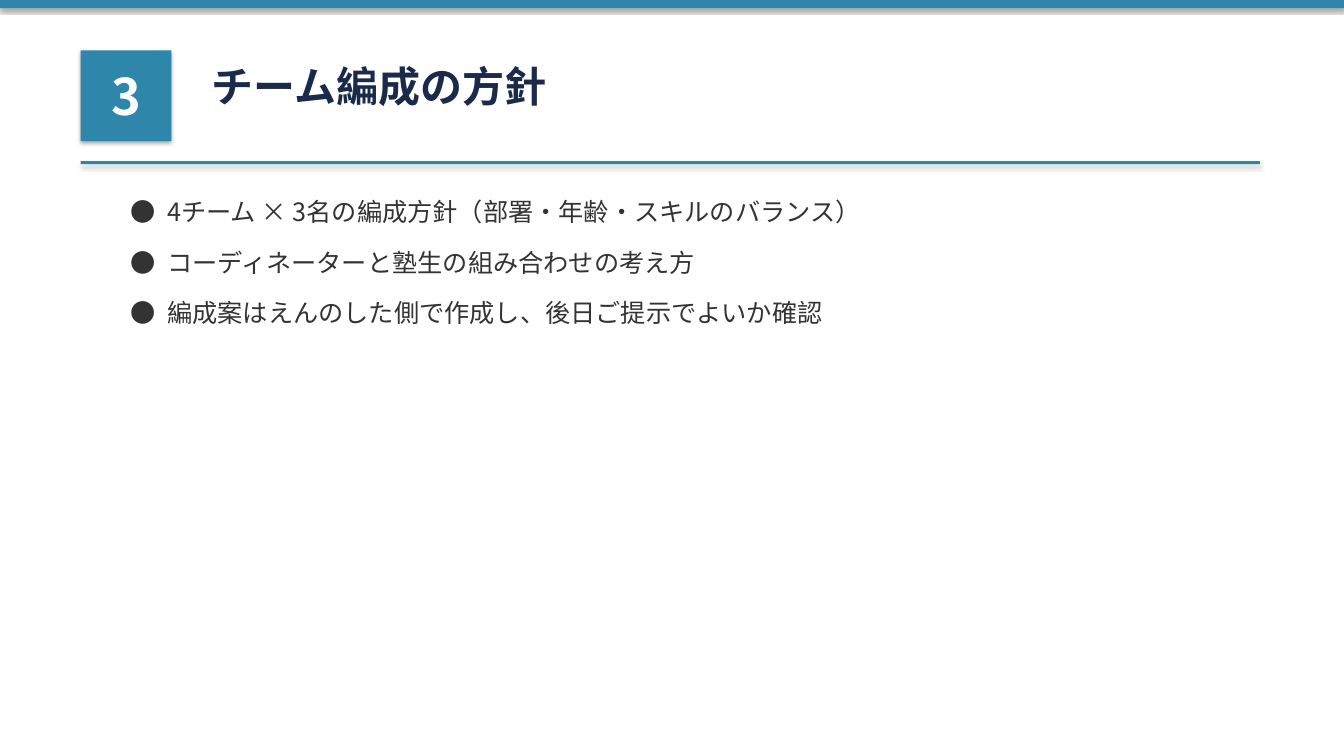
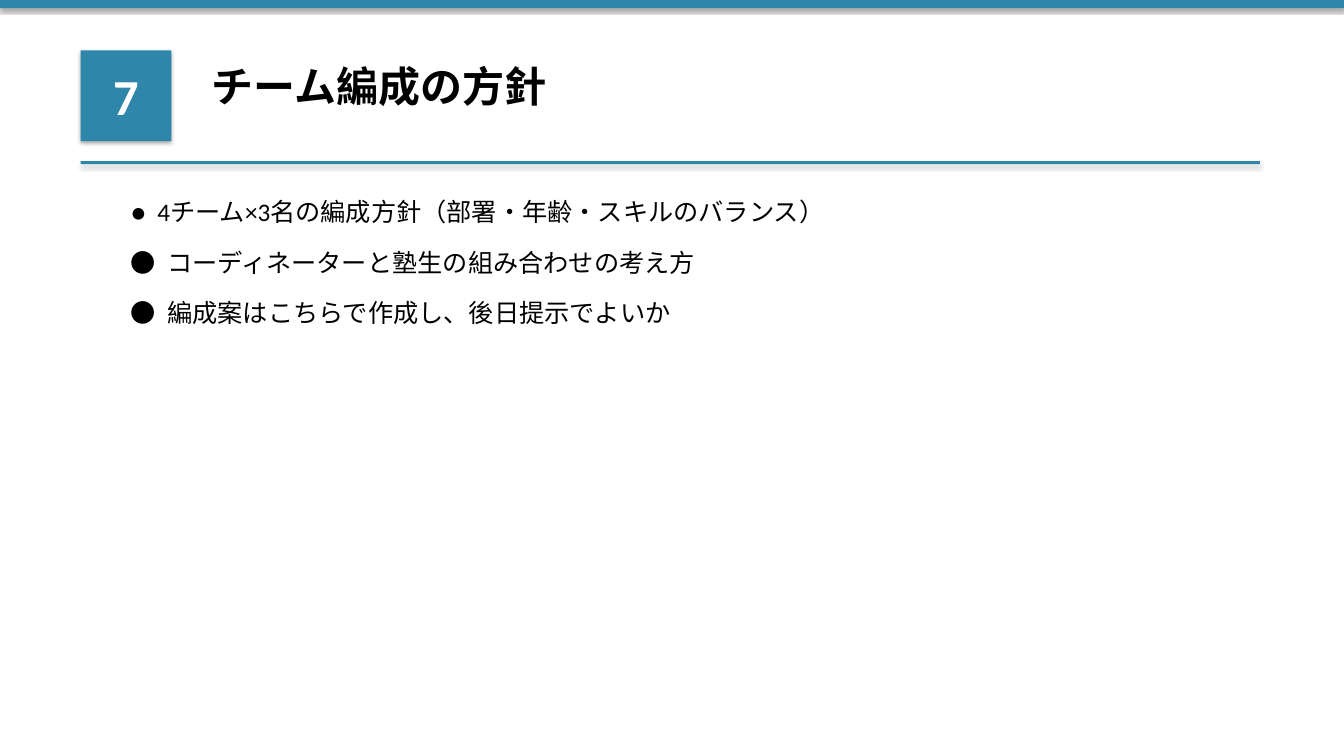
Before and after one commit to ennoshita-inc/training-taiko-kanri, a slide deck: slide 9 of clients/大晃産業/03_日程調整/【アジェンダ】20260323_打合せ.pptx (slide 5 before the commit). Drawn at 1344x756 pixels with LibreOffice and Linux fonts; fonts in the diff are those of the drawing. Boxes give left, top, right and bottom in pixels: in the first picture for what was removed or moved away, otherwise in the second. Text is boxed around its words. In the diff, an @@ line names an element or a change of style, - is before the commit and + after.

```diff
--- a/clients/大晃産業/03_日程調整/【アジェンダ】20260323_打合せ.pptx
+++ b/clients/大晃産業/03_日程調整/【アジェンダ】20260323_打合せ.pptx
@@ text "チーム編成の方針" at [211, 66, 546, 106]: font Noto Sans CJK JP to Calibri, text colour #1B2A4A to #000000 @@
@@ text in rectangle at [113, 82, 139, 115]: text changed; font Noto Sans CJK JP to Calibri @@
-3
+7
@@ text at [157, 201, 824, 224]: text changed; font Noto Sans CJK JP to Calibri; text colour #333333 to #000000 @@
-● 4チーム × 3名の編成方針（部署・年齢・スキルのバランス）
+● 4チーム×3名の編成方針（部署・年齢・スキルのバランス）
@@ text "● コーディネーターと塾生の組み合わせの考え方" at [167, 250, 694, 274]: font Noto Sans CJK JP to Calibri, text colour #333333 to #000000 @@
@@ text at [167, 301, 670, 324]: text changed; font Noto Sans CJK JP to Calibri; text colour #333333 to #000000 @@
-● 編成案はえんのした側で作成し、後日ご提示でよいか確認
+● 編成案はこちらで作成し、後日提示でよいか
```
Also in this commit, not shown: 13 other slides changed, 3 slides added, 1 slide removed, 2 other files.
